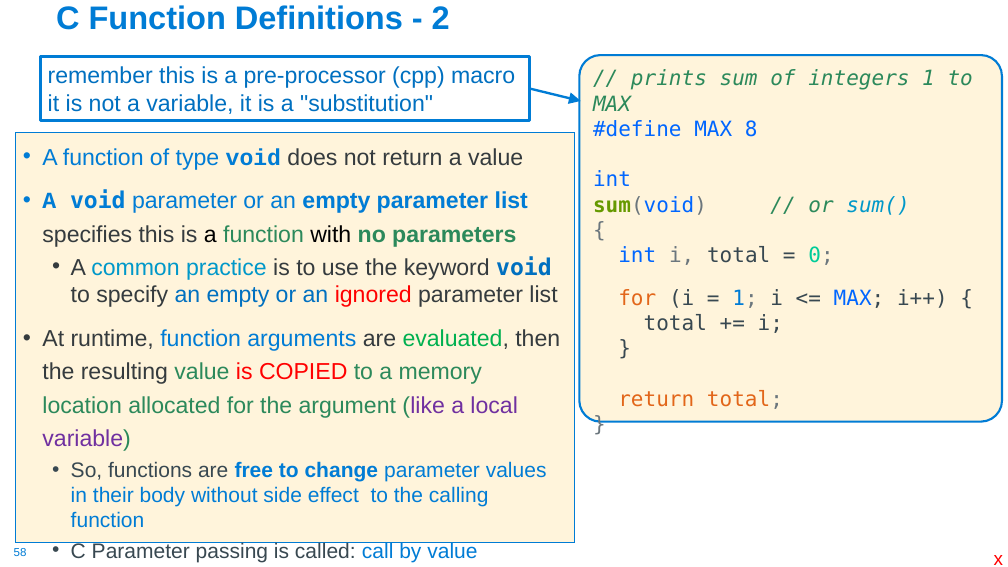
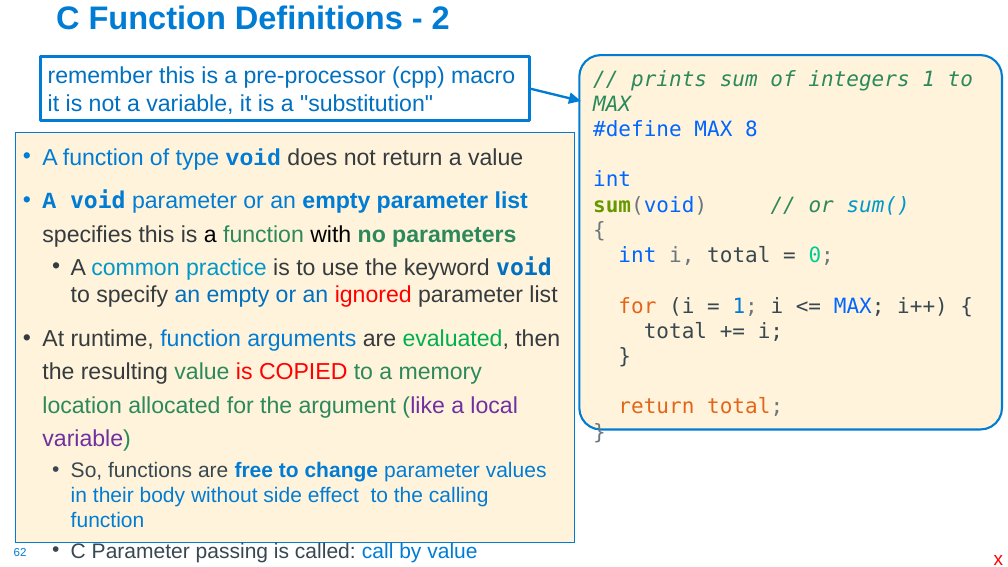
Before and after one commit to cse30-sp24/Muller-Slides, a slide deck: slide 62 of 01-C-Part1.pptx (slide 58 before the commit). Drawn at 1008x567 pixels with LibreOffice and Linux fonts; fonts in the diff are those of the drawing. Boxes give left, top, right and bottom in pixels: in the first picture for what was removed or moved away, otherwise in the second. Text is boxed around its words. In the diff, an @@ line names an element or a change of style, - is before the commit and + after.

```diff
--- a/01-C-Part1.pptx
+++ b/01-C-Part1.pptx
@@ rounded rectangle "// prints sum of integers ...": place and size @@
-rounded rectangle "// prints sum of integers ..." at [579, 55, 1002, 422]
+rounded rectangle "// prints sum of integers ..." at [579, 55, 1002, 430]
@@ page number at [14, 548, 27, 556]: text changed @@
-58
+62
```
Also in this commit, not shown: 5 other slides changed, 4 slides added, 1 other file.
